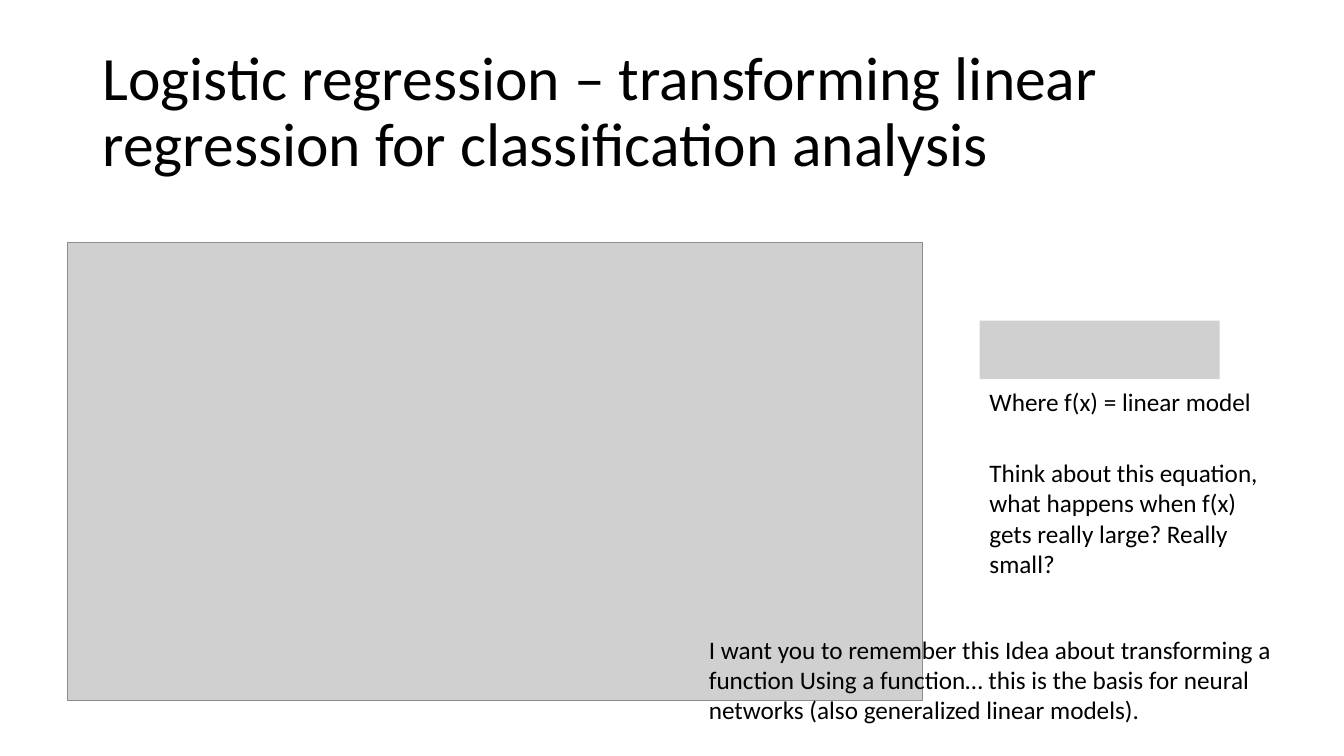
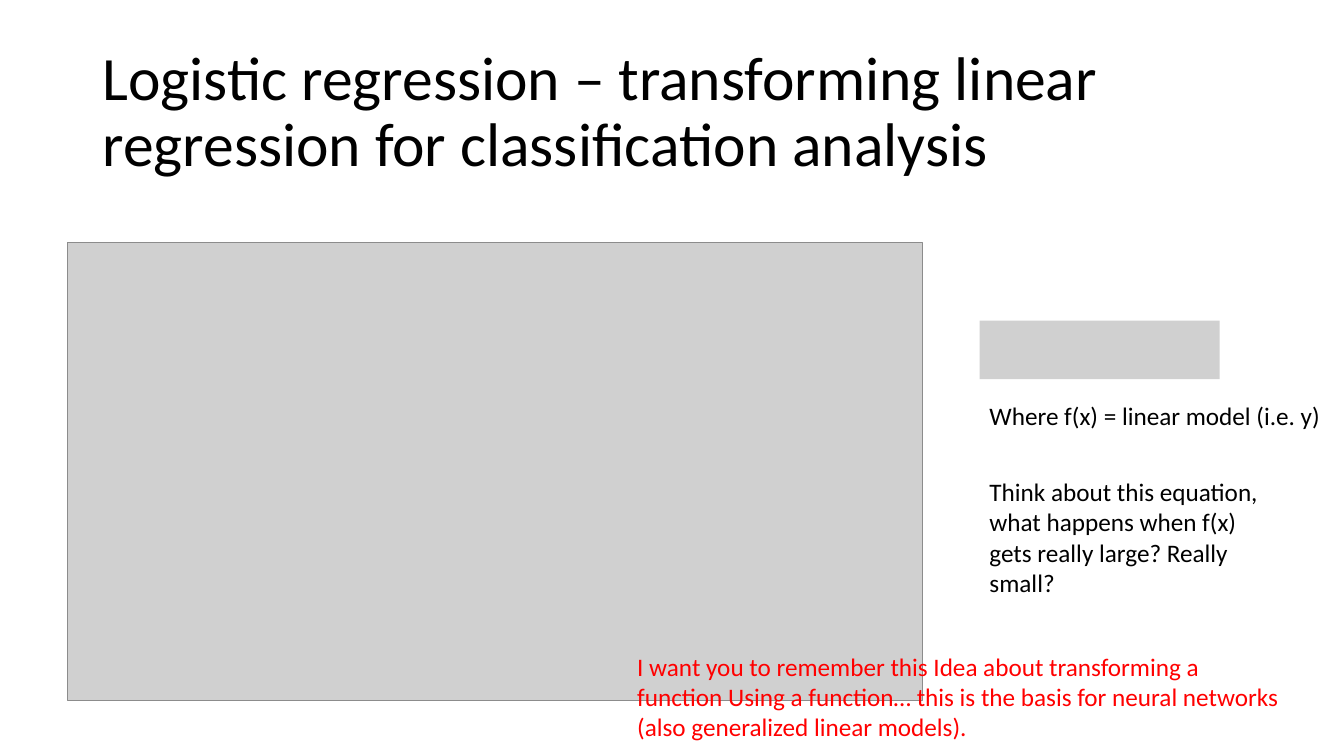
Before and after one commit to LMP-ML-workshop/ML_workshop_series, a slide deck: slide 26 of 19-5-26__ML_workshop_week1.pptm. Drawn at 1344x756 pixels with LibreOffice and Linux fonts; fonts in the diff are those of the drawing; grey boxes stand for pictures. Boxes give left, top, right and bottom in pixels: in the first picture for what was removed or moved away, otherwise in the second. Text is boxed around its words. In the diff, an @@ line names an element or a change of style, - is before the commit and + after.

```diff
--- a/19-5-26__ML_workshop_week1.pptm
+++ b/19-5-26__ML_workshop_week1.pptm
@@ text at [989,406,1320,429]: text changed @@
-Where f(x) = linear model
+Where f(x) = linear model (i.e. y)
@@ text "Think about this equation, what ...": place and size @@
-text "Think about this equation, what ..." at [989,464,1258,573]
+text "Think about this equation, what ..." at [989,483,1258,592]
@@ text "I want you to remember ...": place and size @@
-text "I want you to remember ..." at [709,638,1270,724]
+text "I want you to remember ..." at [637,655,1278,741]
@@ text "I want you to remember ..." at [637,655,1278,741]: text colour #000000 to #FF0000 @@
```
Also in this commit, not shown: 4 other slides changed, 3 slides added, 1 slide removed.
